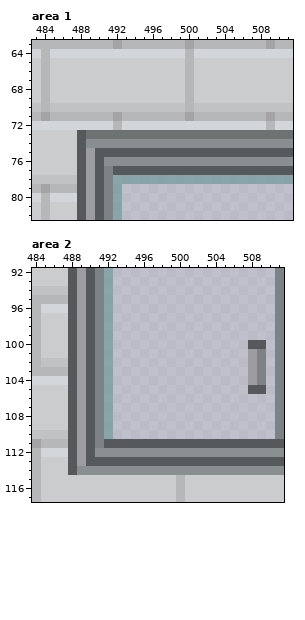
File history of a pixel-art file, 3학년 1학기 1인 개발 프로젝트/Tile/TileMap.aseprite. That is the earlier state.
512x512 pixels, 1 frame. Pixels under 10% opacity are left out. Colours within 5 levels of each other are drawn and written as one. Shown: area 1: x 483..511, y 63..82; area 2: x 484..511, y 92..117. The commit also changed other parts of the picture, which this record leaves out.
After:
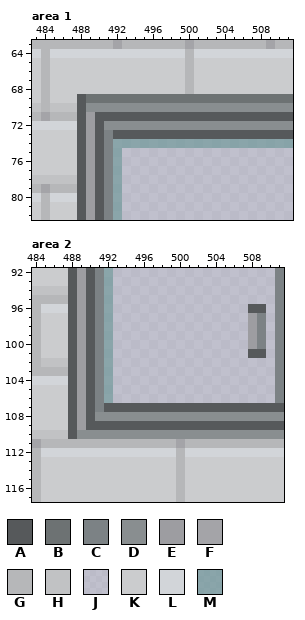
Palette (. is transparent): A #56595b  B #6d7273  C #7c8285  D #898e90  E #9d9da1  F #a4a4a8  G #b6b7b9  H #c1c2c4  J #becccda3  K #cbccce  L #d2d5d9  M #7ea4a3d4
What changed:
Area 1, layer "Layer 1":
y 69: x 488..511 KKKKKKKKKKKKGKKKKKKKKKKK -> ABBBBBBBBBBBBBBBBBBBBBBB
y 70: x 488..511 HHHHHHHHHHHHGHHHHHHHHHHH -> ADDDDDDDDDDDDDDDDDDDDDDD
y 71: x 488..511 GGGGFGGGGGGGFGGGGGGGGFGG -> AEAAAAAAAAAAAAAAAAAAAAAA
y 72: x 488..511 LLLLGLLLLLLLLLLLLLLLLGLL -> AEADDDDDDDDDDDDDDDDDDDDD
y 73: x 489..511 BBBBBBBBBBBBBBBBBBBBBBB -> EACAAAAAAAAAAAAAAAAAAAA
y 74: x 489..511 DDDDDDDDDDDDDDDDDDDDDDD -> EACMMMMMMMMMMMMMMMMMMMM
y 75: x 491..511 AAAAAAAAAAAAAAAAAAAAA -> CMJJJJJJJJJJJJJJJJJJJ
y 76: x 491..511 DDDDDDDDDDDDDDDDDDDDD -> CMJJJJJJJJJJJJJJJJJJJ
y 77: x 492..511 AAAAAAAAAAAAAAAAAAAA -> MJJJJJJJJJJJJJJJJJJJ
y 78: x 493..511 MMMMMMMMMMMMMMMMMMM -> JJJJJJJJJJJJJJJJJJJ
Area 2, layer "Layer 1":
y 96: x 508..509 JJ -> AA
y 97..99: x 508..509 JJ -> EC
y 100: x 508..509 AA -> EC
y 101: x 508..509 EC -> AA
y 102..104: x 508..509 EC -> JJ
y 105: x 508..509 AA -> JJ
y 107: x 492..511 MJJJJJJJJJJJJJJJJJJC -> AAAAAAAAAAAAAAAAAAAA
y 108: x 491..511 CMJJJJJJJJJJJJJJJJJJC -> DDDDDDDDDDDDDDDDDDDDD
y 109: x 491..511 CMJJJJJJJJJJJJJJJJJJC -> AAAAAAAAAAAAAAAAAAAAA
y 110: x 489..511 EACMJJJJJJJJJJJJJJJJJJC -> DDDDDDDDDDDDDDDDDDDDDDD
y 111: x 488..511 AEACAAAAAAAAAAAAAAAAAAAA -> GGGGGGGGGGGGFGGGGGGGGGGG
y 112: x 488..511 AEADDDDDDDDDDDDDDDDDDDDD -> LLLLLLLLLLLLGLLLLLLLLLLL
y 113: x 488..511 AEAAAAAAAAAAAAAAAAAAAAAA -> KKKKKKKKKKKKGKKKKKKKKKKK
y 114: x 488..511 ADDDDDDDDDDDDDDDDDDDDDDD -> KKKKKKKKKKKKGKKKKKKKKKKK
